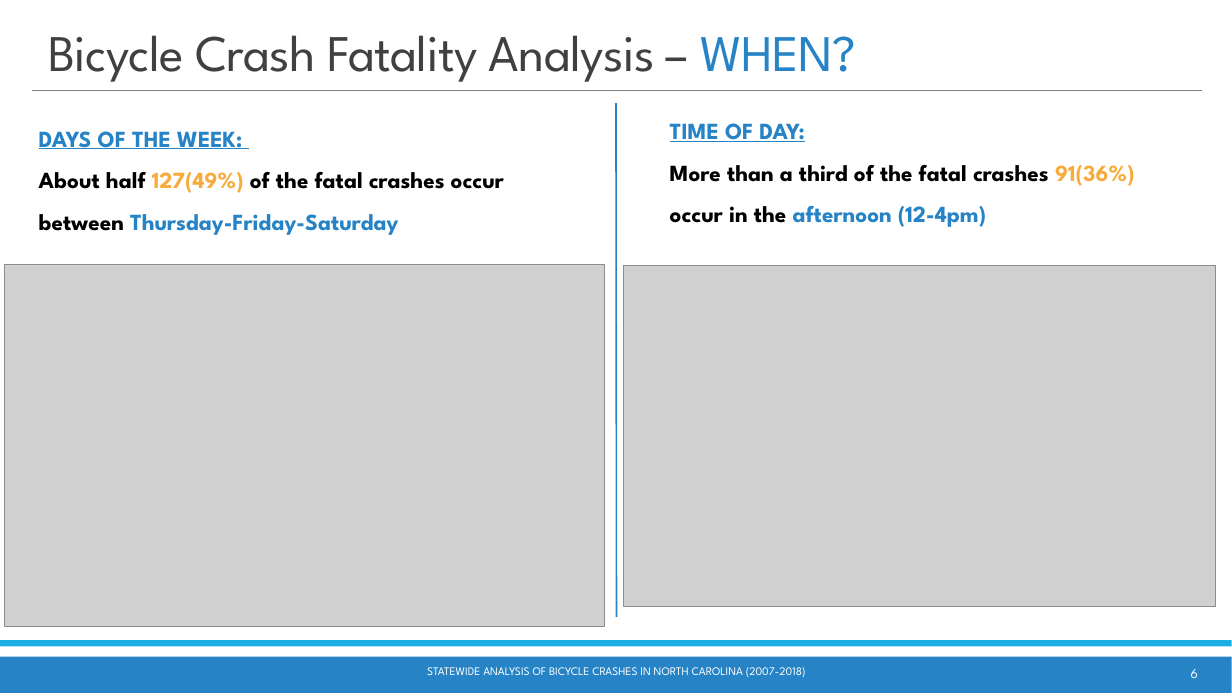
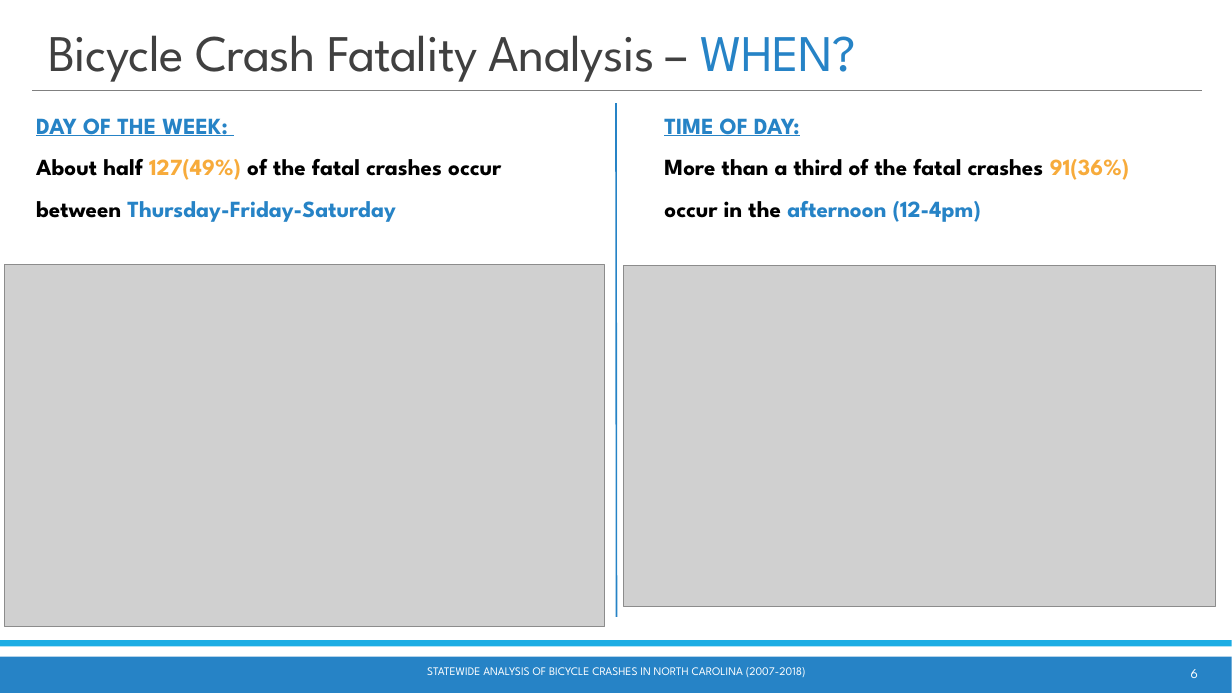
Before and after one commit to waghrayrashi/project-1, a slide deck: slide 6 of Project 1 - Group 2 - Statewide Bicycle Crash Analysis.pptx. Drawn at 1232x693 pixels with LibreOffice and Linux fonts; fonts in the diff are those of the drawing; grey boxes stand for pictures. Boxes give left, top, right and bottom in pixels: in the first picture for what was removed or moved away, otherwise in the second. Text is boxed around its words. In the diff, an @@ line names an element or a change of style, - is before the commit and + after.

```diff
--- a/Project 1 - Group 2 - Statewide Bicycle Crash Analysis.pptx
+++ b/Project 1 - Group 2 - Statewide Bicycle Crash Analysis.pptx
@@ text "DAY OF THE WEEK:" moved from (x1=39, y1=131, x2=504, y2=235) to (x1=36, y1=118, x2=501, y2=222) @@
@@ text at (x1=36, y1=118, x2=228, y2=136): text changed @@
-DAYS OF THE WEEK:
+DAY OF THE WEEK:
@@ text "TIME OF DAY:" moved from (x1=670, y1=123, x2=1134, y2=227) to (x1=664, y1=118, x2=1129, y2=222) @@
```
Also in this commit, not shown: 12 other slides changed.
